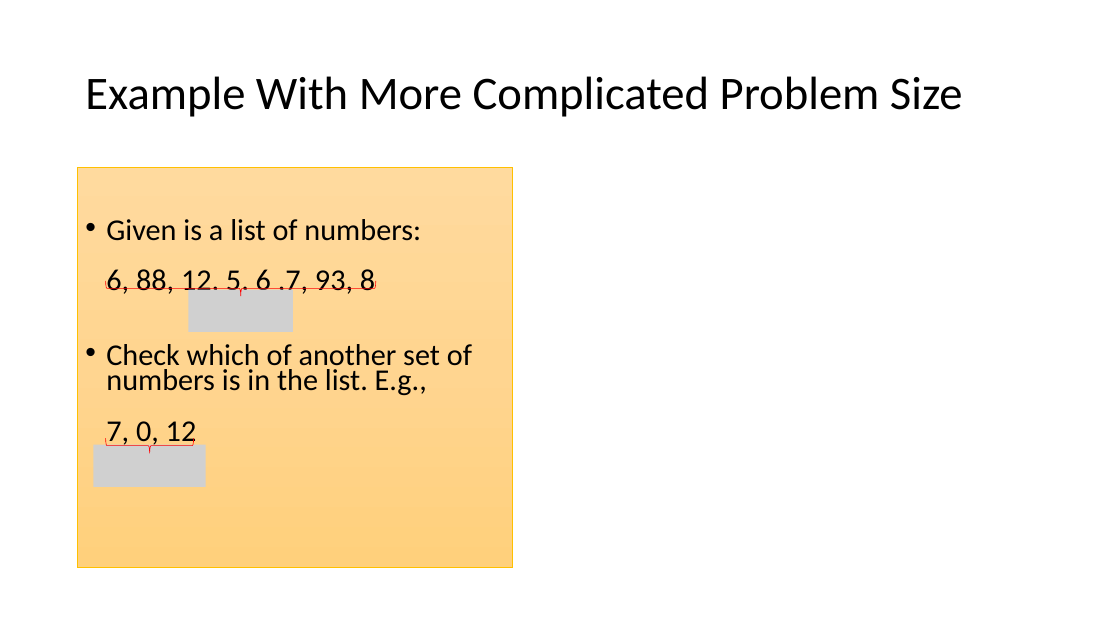
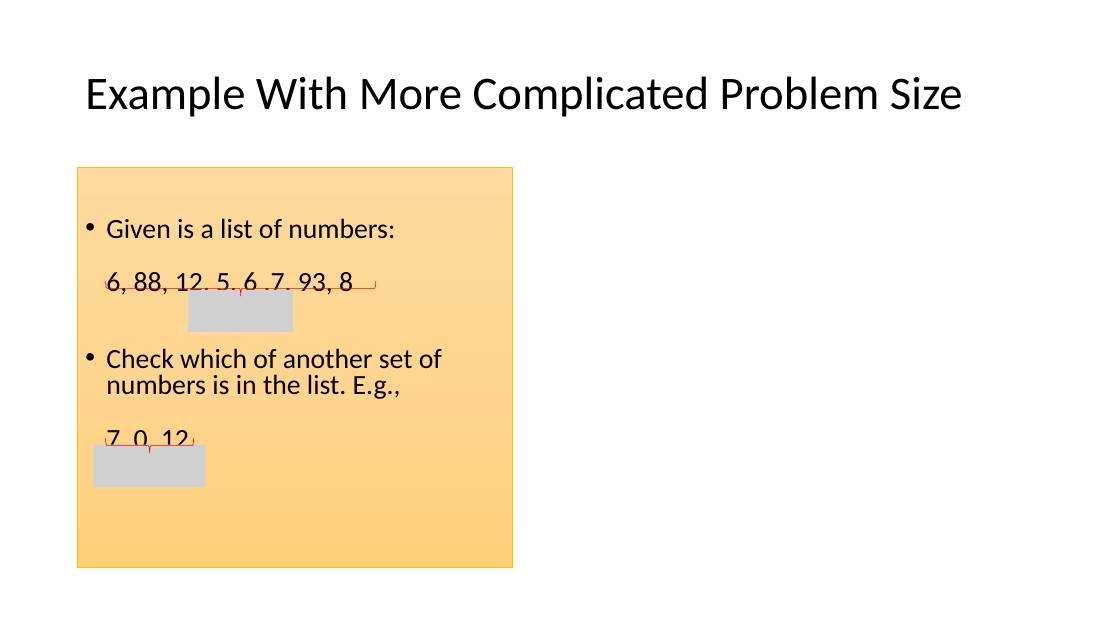
Before and after one commit to mhahsler/CS2341, a slide deck: slide 15 of Chapter2_Algorithm_Analysis/slides/Chapter2_Algorithm_Analysis.pptx. Drawn at 1120x630 pixels with LibreOffice and Linux fonts; fonts in the diff are those of the drawing; grey boxes stand for pictures. Boxes give left, top, right and bottom in pixels: in the first picture for what was removed or moved away, otherwise in the second. Text is boxed around its words. In the diff, an @@ line names an element or a change of style, - is before the commit and + after.

```diff
--- a/Chapter2_Algorithm_Analysis/slides/Chapter2_Algorithm_Analysis.pptx
+++ b/Chapter2_Algorithm_Analysis/slides/Chapter2_Algorithm_Analysis.pptx
@@ text "Given is a list of ..." at [77, 168, 513, 568]: size 25.9 to 23.8 pt; line spacing 0.7 to 0.8 @@
```
Also in this commit, not shown: 1 other file.
